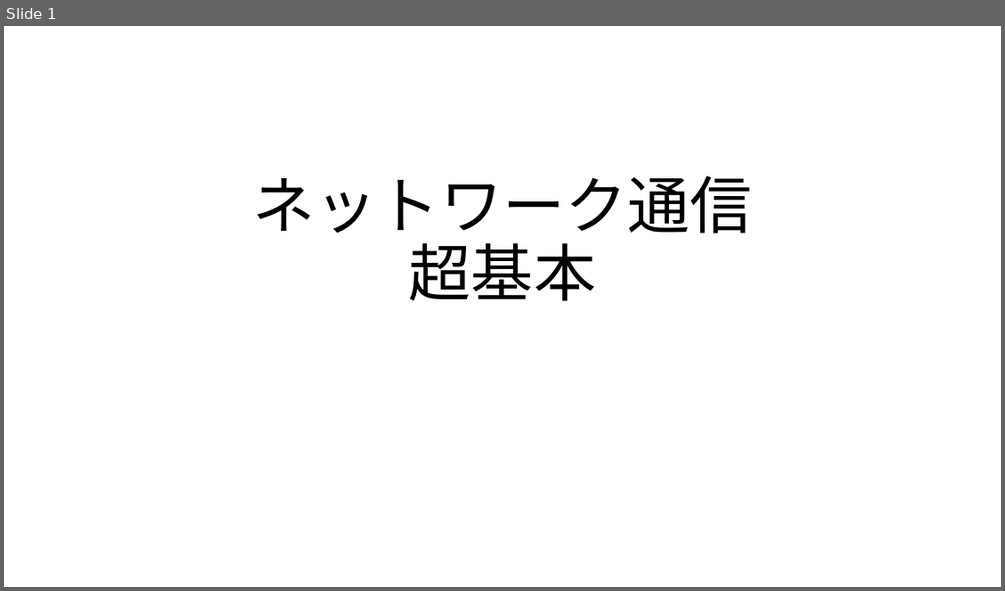
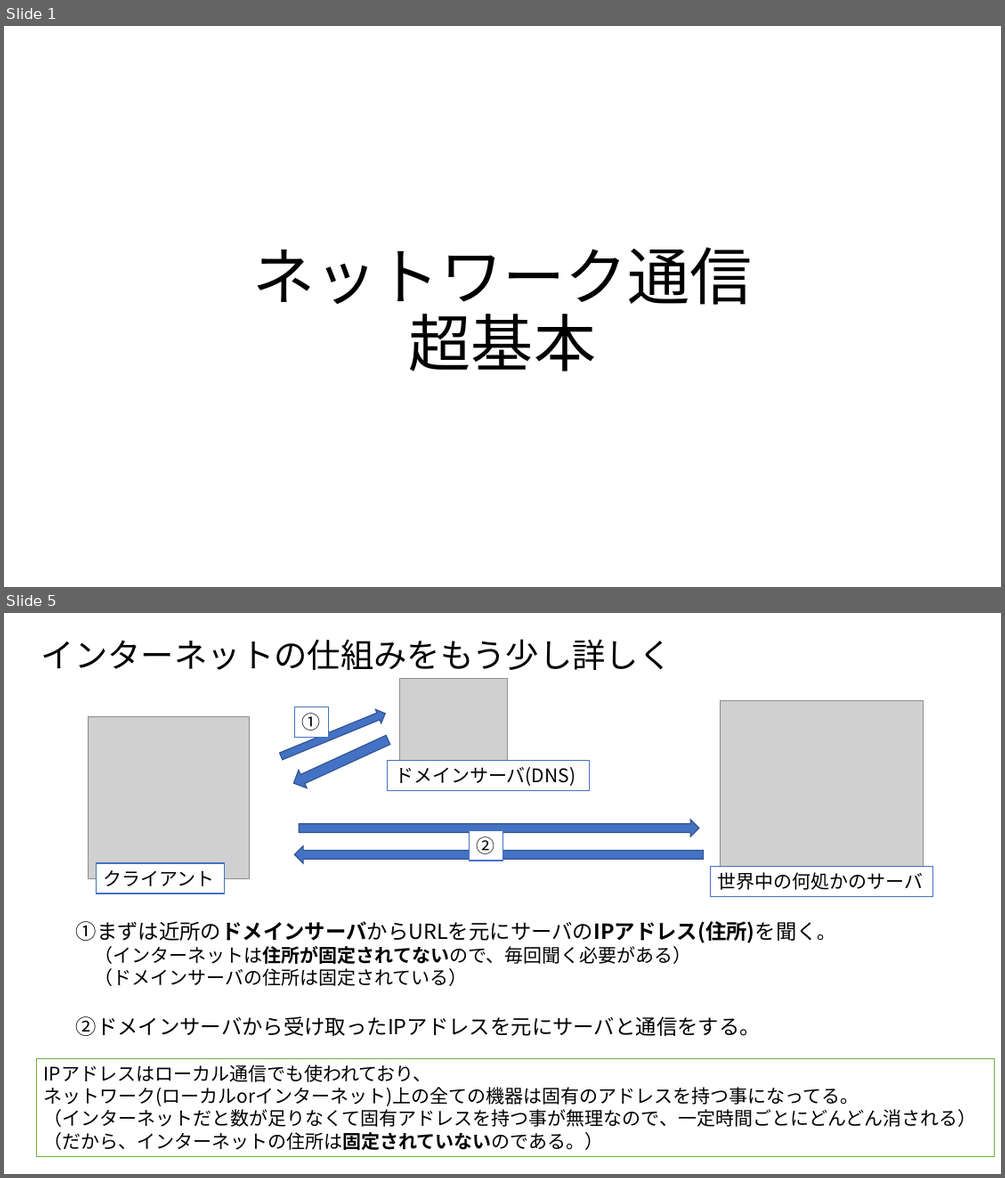
Before and after one commit to MahiroCreative/GameEngineFor2022, a slide deck: 2.SecondSemester/0.ネットワーク通信_超基本.pptx. Shown one above the other, each under a label of ours: slide 1 before the commit, slides 1 and 5 after it; the slides between them are not shown. The pictures are 1005x591 and 1005x1178 pixels, drawn with LibreOffice and Linux fonts; fonts in the diff are those of the drawing; grey boxes stand for pictures. Boxes give left, top, right and bottom in pixels: in the first picture for what was removed or moved away, otherwise in the second. Text is boxed around its words. In the diff, an @@ line names an element or a change of style, - is before the commit and + after.

```diff
--- a/2.SecondSemester/0.ネットワーク通信_超基本.pptx
+++ b/2.SecondSemester/0.ネットワーク通信_超基本.pptx
@@ slide 5 added at [4, 613, 1001, 1174], background #FFFFFF @@
@@ title added at [41, 639, 672, 670], 32 pt, text #000000 @@
+インターネットの仕組みをもう少し詳しく
@@ picture added at [399, 679, 507, 787] @@
@@ picture added at [88, 716, 250, 877] @@
@@ right arrow added at [278, 706, 388, 763], fill #4472C4, outline #325491 1 pt @@
@@ rectangle added at [295, 707, 329, 737], fill #FFFFFF, outline #4472C4 1 pt, 18 pt, text #000000 @@
+①
@@ picture added at [720, 700, 923, 866] @@
@@ right arrow added at [290, 730, 392, 792], fill #4472C4, outline #325491 1 pt @@
@@ rectangle added at [388, 761, 590, 790], fill #FFFFFF, outline #4472C4 1 pt, 18 pt, text #000000 @@
+ドメインサーバ(DNS)
@@ right arrow added at [299, 819, 699, 836], fill #4472C4, outline #325491 1 pt @@
@@ right arrow added at [295, 846, 704, 863], fill #4472C4, outline #325491 1 pt @@
@@ rectangle added at [469, 831, 502, 860], fill #FFFFFF, outline #4472C4 1 pt, 18 pt, text #000000 @@
+②
@@ rectangle added at [96, 863, 225, 893], fill #FFFFFF, outline #4472C4 1 pt, 18 pt, text #000000 @@
+クライアント
@@ rectangle added at [711, 866, 933, 896], fill #FFFFFF, outline #4472C4 1 pt, 18 pt, text #000000 @@
+世界中の何処かのサーバ
@@ text added at [76, 921, 836, 1036], 20 pt, text #000000 @@
+①まずは近所のドメインサーバからURLを元にサーバのIPアドレス(住所)を聞く。
+（インターネットは住所が固定されてないので、毎回聞く必要がある）
+（ドメインサーバの住所は固定されている）
+②ドメインサーバから受け取ったIPアドレスを元にサーバと通信をする。
@@ rectangle added at [36, 1059, 994, 1157], fill #FFFFFF, outline #70AD47 1 pt, 18 pt, text #000000 @@
+IPアドレスはローカル通信でも使われており、
+ネットワーク(ローカルorインターネット)上の全ての機器は固有のアドレスを持つ事になってる。
+（インターネットだと数が足りなくて固有アドレスを持つ事が無理なので、一定時間ごとにどんどん消される）
+（だから、インターネットの住所は固定されていないのである。）
@@ slide 1 changed as well @@
@@ title "ネットワーク通信 超基本": place and size @@
-title "ネットワーク通信 超基本" at [253, 176, 752, 301]
+title "ネットワーク通信 超基本" at [253, 247, 752, 371]
```
Also in this commit, not shown: 8 other slides added.
